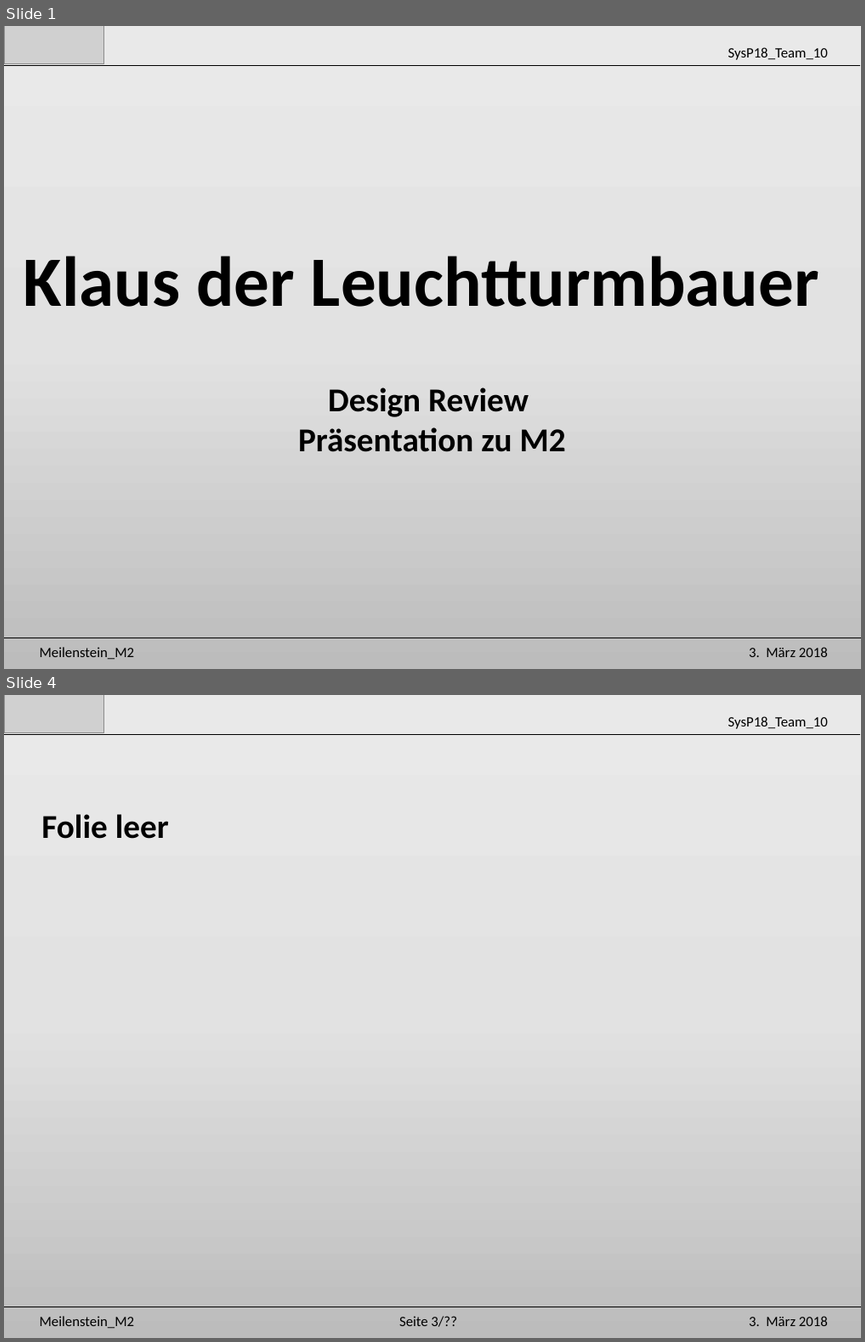
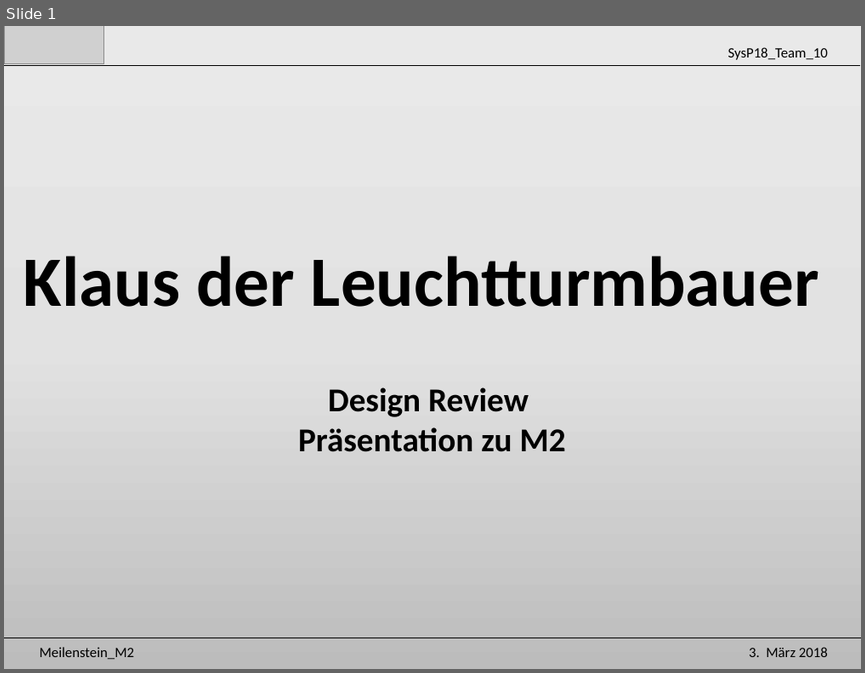
Before and after one commit to Unaqwyn/SysP18_1cv, a slide deck: 01_Organisation/02_Meilensteine/m2/M2_Mech.pptx. Shown one above the other, each under a label of ours: slides 1 and 4 before the commit, slide 1 after it; the slides between them are not shown. The pictures are 865x1342 and 865x673 pixels, drawn with LibreOffice and Linux fonts; fonts in the diff are those of the drawing; grey boxes stand for pictures. Boxes give left, top, right and bottom in pixels: in the first picture for what was removed or moved away, otherwise in the second. Text is boxed around its words. In the diff, an @@ line names an element or a change of style, - is before the commit and + after.

```diff
--- a/01_Organisation/02_Meilensteine/m2/M2_Mech.pptx
+++ b/01_Organisation/02_Meilensteine/m2/M2_Mech.pptx
@@ slide 4 removed at <box>4,695,861,1338</box>, background gradient #EBEAEA to #E4E3E3 to #BDBCBC @@
@@ picture removed at <box>4,695,104,732</box> @@
@@ text removed at <box>728,716,828,729</box> @@
-SysP18_Team_10
@@ line removed from (4, 734) to (860, 734) @@
@@ text removed at <box>41,814,169,839</box> @@
-Folie leer
@@ line removed from (4, 1307) to (861, 1307) @@
@@ text removed at <box>40,1315,135,1328</box> @@
-Meilenstein_M2
@@ text removed at <box>399,1315,457,1327</box> @@
-Seite 3/??
@@ text removed at <box>749,1315,828,1326</box> @@
-3. März 2018
```
Also in this commit, not shown: 2 slides changed.
